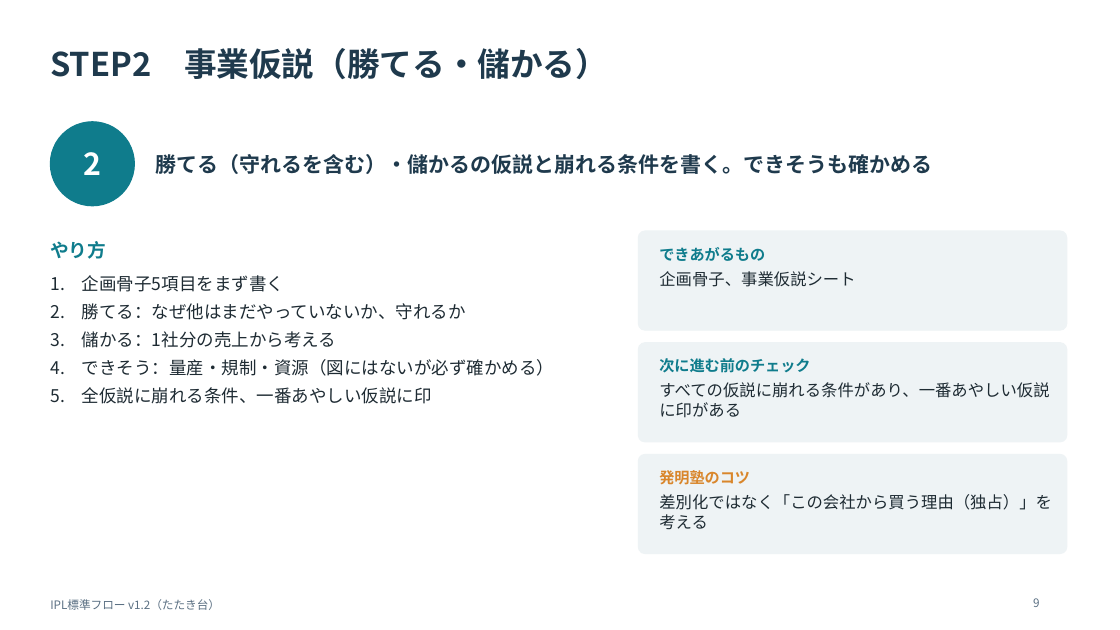
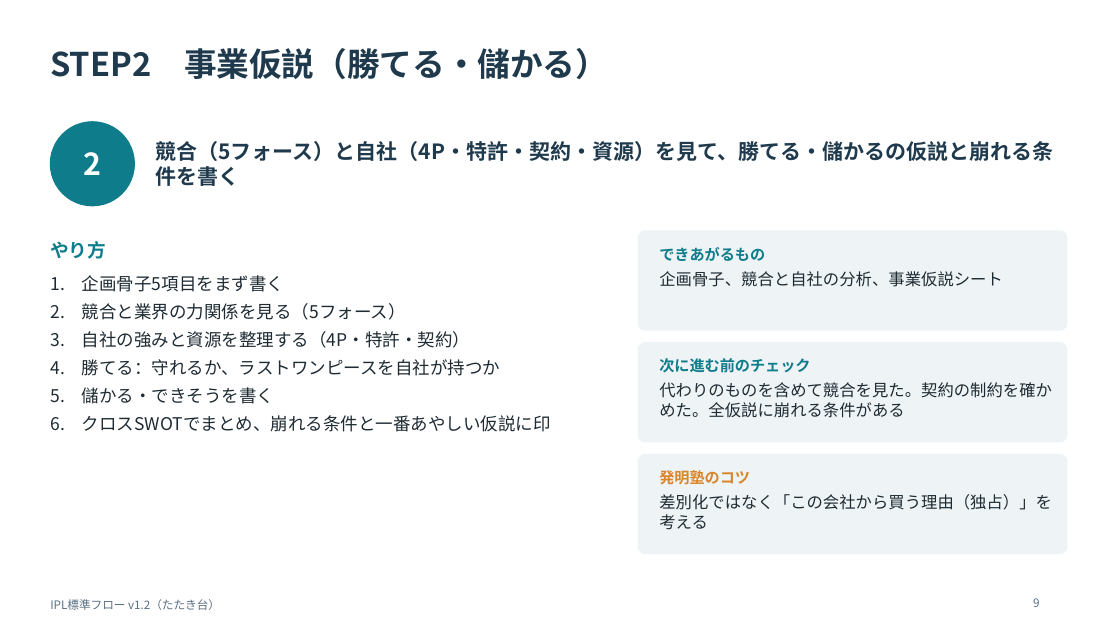
Before and after one commit to utpm6342836-cloud/IPL, a slide deck: slide 9 of deliverables/IPL標準フロー_説明資料_v1.2.pptx. Drawn at 1120x630 pixels with LibreOffice and Linux fonts; fonts in the diff are those of the drawing. Boxes give left, top, right and bottom in pixels: in the first picture for what was removed or moved away, otherwise in the second. Text is boxed around its words. In the diff, an @@ line names an element or a change of style, - is before the commit and + after.

```diff
--- a/deliverables/IPL標準フロー_説明資料_v1.2.pptx
+++ b/deliverables/IPL標準フロー_説明資料_v1.2.pptx
@@ text at (155, 141, 1053, 186): text changed @@
-勝てる（守れるを含む）・儲かるの仮説と崩れる条件を書く。できそうも確かめる
+競合（5フォース）と自社（4P・特許・契約・資源）を見て、勝てる・儲かるの仮説と崩れる条件を書く
@@ text at (659, 271, 1003, 287): text changed @@
-企画骨子、事業仮説シート
+企画骨子、競合と自社の分析、事業仮説シート
@@ text at (82, 303, 551, 432): text changed @@
-2. 勝てる：なぜ他はまだやっていないか、守れるか
-3. 儲かる：1社分の売上から考える
-4. できそう：量産・規制・資源（図にはないが必ず確かめる）
-5. 全仮説に崩れる条件、一番あやしい仮説に印
+2. 競合と業界の力関係を見る（5フォース）
+3. 自社の強みと資源を整理する（4P・特許・契約）
+4. 勝てる：守れるか、ラストワンピースを自社が持つか
+5. 儲かる・できそうを書く
+6. クロスSWOTでまとめ、崩れる条件と一番あやしい仮説に印
@@ text at (659, 382, 1052, 418): text changed @@
-すべての仮説に崩れる条件があり、一番あやしい仮説に印がある
+代わりのものを含めて競合を見た。契約の制約を確かめた。全仮説に崩れる条件がある
```
Also in this commit, not shown: 1 other slide changed, 22 other files.
